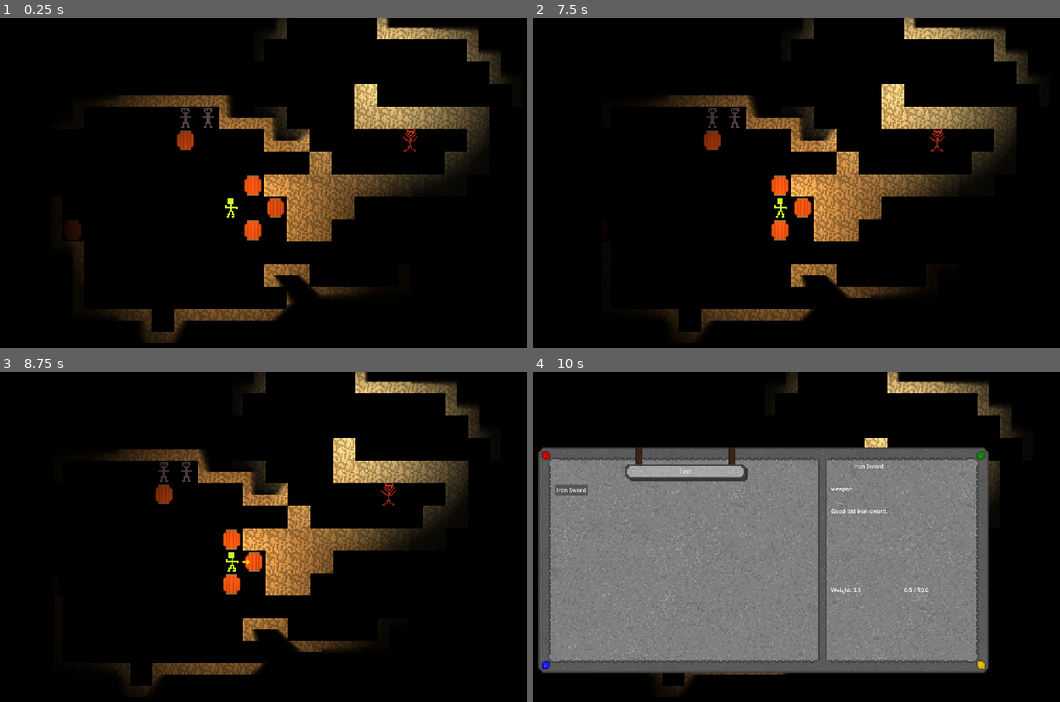
Above: before the commit, frames 1-4 (two rows, left to right).
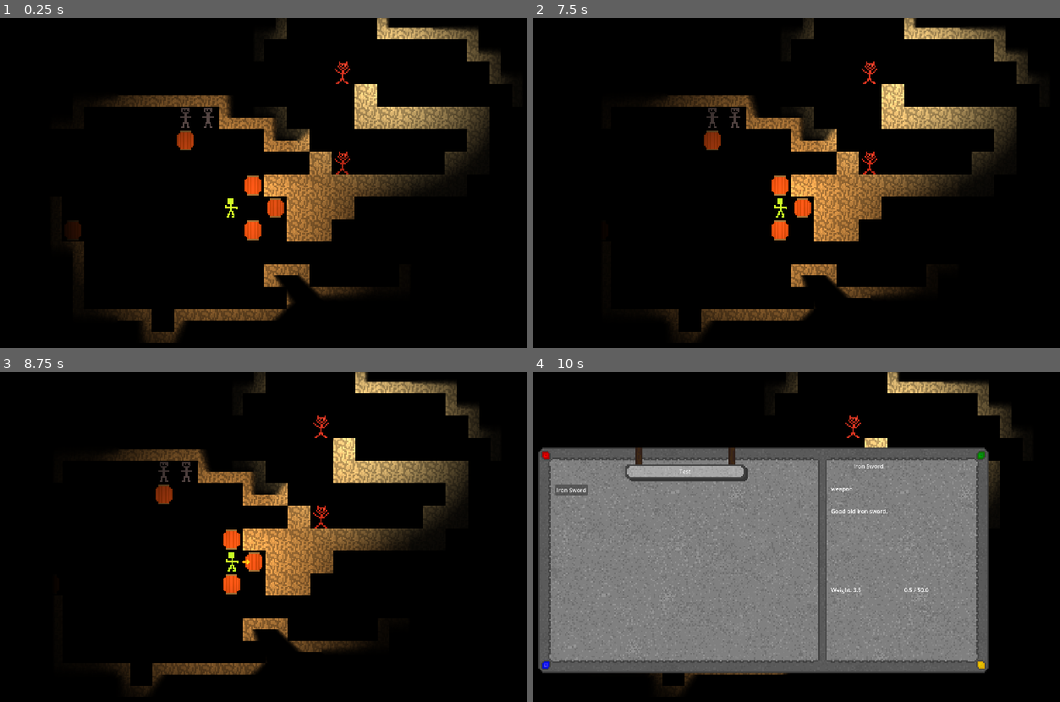
Above: after the commit, the same moments.

Repository: E-Rodowicz/Project-Fantasy
Game: Godot game, scene res://scenes/levels/world.tscn
Two runs of this game, one before a commit and one after it. Both use one fixed random seed, a clock stepped at 60 frames per second and the inputs below.
Inputs:
- Up to frame 1 (0.25 s): no input
- Up to frame 2 (7.5 s): tap Enter at 0.5, 2, 3.5 s; hold Right (ui_right) 0.53-1.28 s; hold E (interact) 0.53-1.28 s; tap Space (precise_move) at 1.25, 2.75, 2.85, 4.25 s; hold Down (ui_down) 1.28-2.03 s; tap C (open_character) at 1.35 s; hold Right (ui_right) 2.03-2.78 s; hold J (open_journal) 2.03-2.78 s; hold Up (ui_up) 2.78-3.53 s; hold Left (ui_left) 3.53-5 s; tap Shift (precision) at 3.6 s; tap E (interact) at 4.35 s; click "Health Potion" at 5 s; hold Down (ui_down) 5.78-6.53 s; hold C (open_character) 5.78-6.53 s; hold Right (ui_right) 6.53-7.28 s; tap J (open_journal) at 6.6 s; hold Up (ui_up) from 7.28 s (still down); hold Space (precise_move) from 7.28 s (still down)
- Up to frame 3 (8.75 s): release Up (ui_up) at 8.03 s; release Space (precise_move) at 8.03 s; hold Right (ui_right) from 8.03 s (still down); tap Shift (precision) at 8.1 s
- Up to frame 4 (10 s): release Right (ui_right) at 8.78 s; hold Down (ui_down) 8.78-9.5 s; hold E (interact) 8.78-9.5 s; click "Iron Sword" at 9.5 s

The runs differ from the first frame. In frame 1, 0.2% of the frame differs, in the area x 63-80%, y 13-48%; in frame 2, 0.2%; in frame 3, 0.2%, in the area x 59-76%, y 13-48%; in frame 4, less than 0.1%.

Commit message:
Enemy Detection
Made it so that other enemies alert other enemies if one sees the player and the other enemies are within that enemies line of sight. Its a flood mechanic, so enemies alert enemies within their field of vision until there is no one left to alert.

Diff:
--- a/scenes/entities/enemy/enemy_test.gd
+++ b/scenes/entities/enemy/enemy_test.gd
@@ -1,8 +1,13 @@
 extends CharacterBody2D
 
-signal battle_started(enemy, player)
-
-@export var vision_radius: float = 80.0
+# Signal takes an array, knows who is involved in the battle.
+# This just declares that this node can emit a signal called battle_started,
+# and when it does it will carry an array with it, the enemy
+# and the player. Think of it like registering an event. Nothing happens
+# when you declare it, it only does something when you call
+# emit_signal. Whatever node connects to it receives the value automatically
+# as a function argument.
+signal battle_started(combatants)
 
 var player_in_range: bool = false
 var player_ref: Node2D = null
@@ -11,20 +16,27 @@
 @onready var vision_area = $vision_area
 
 func _ready() -> void:
+	# vision_area.body_entered is a signal that Godot fires automatically
+	# whenever a physics body enters the Area2D, it's built into the
+	# Area2D class. .connect(_on_body_entered) tells it which function
+	# to call when that happens.
 	vision_area.body_entered.connect(_on_body_entered)
 	vision_area.body_exited.connect(_on_body_exited)
-	print("Enemy ready, vision area: ", vision_area)
 
 func _physics_process(_delta: float) -> void:
+	# The two if checks are seperate for style points. I don't think
+	# this affects performance as the check runs every frame anyway and
+	# player is not in range, it does not continue into the next if check.
 	if player_in_range and player_ref and not battle_triggered:
-		print("Checking line of sight...")
-		if _has_line_of_sight():
+		if _has_line_of_sight(player_ref):
+			# Gathers all combatants before firing the signal.
+			var combatants = _gather_combatants()
 			battle_triggered = true
-			print("Battle started!")
-			emit_signal("battle_started", self, player_ref)
+			emit_signal("battle_started", combatants)
 
 func _on_body_entered(body: Node2D) -> void:
-	print("Body entered vision: ", body.name, " groups: ", body.get_groups())
+	# If the player body node2d data enters this function, player in range becomes
+	# the body var, and the player_ref gets amended to that body.
 	if body.is_in_group("player"):
 		player_in_range = true
 		player_ref = body
@@ -34,14 +46,48 @@
 		player_in_range = false
 		player_ref = null
 
-func _has_line_of_sight() -> bool:
+# Casts a ray from the enemy position to player/ally position. If the player/ally is not
+# covered by a wall, it sents out a return hit.
+func _has_line_of_sight(target: Node2D) -> bool:
 	var space_state = get_world_2d().direct_space_state
 	var query = PhysicsRayQueryParameters2D.create(
 		global_position,
-		player_ref.global_position
+		target.global_position
 	)
 	query.collision_mask = 1
 	query.exclude = [get_rid()]
 	var result = space_state.intersect_ray(query)
-	print("Ray hit: ", result.get("collider", "nothing"))
 	return result.is_empty()
+
+# Gathers combatants.
+func _gather_combatants() -> Array:
+	var combatants = []
+	# This tracks already chcecked enemies so we dont loop through
+	# them forever.
+	var checked = []
+	# List of enemies to still check, starting with the one that noticed
+	# the player.
+	var to_check = [self]
+
+	# Player is always in battle, so gets auto added.
+	combatants.append(player_ref)
+
+	# Checks the first guy on the to check list. Puts him into checked and combatants.
+	# Starts battle.
+	while to_check.size() > 0:
+		var current = to_check.pop_front()
+		checked.append(current)
+		combatants.append(current)
+		current.battle_triggered = true
+
+		# get_overlapping_bodies is a godot function which checks for all character bodies
+		# inside the vision area. This is used in a loop.
+		for body in current.vision_area.get_overlapping_bodies():
+			# This checks all the visible enemies bascially, the ones that havent been checked.
+			if body.is_in_group("enemy") and body not in checked and body not in to_check:
+				if current._has_line_of_sight(body):
+					# Adds the found bodies into to_check.
+					to_check.append(body)
+
+	# Returns complete list to phyiscs process.
+	return combatants
--- a/scenes/entities/enemy/enemy_test.tscn
+++ b/scenes/entities/enemy/enemy_test.tscn
@@ -9,8 +9,8 @@
 [sub_resource type="CircleShape2D" id="CircleShape2D_s5460"]
 radius = 70.0
 
-[node name="enemy_test" type="CharacterBody2D" unique_id=837642104]
-collision_mask = 8
+[node name="enemy_test" type="CharacterBody2D" unique_id=837642104 groups=["enemy"]]
+collision_layer = 8
 script = ExtResource("1_gls25")
 
 [node name="enemy_test_sprite" type="Sprite2D" parent="." unique_id=2100081684]
@@ -22,7 +22,7 @@
 
 [node name="vision_area" type="Area2D" parent="." unique_id=1040886314]
 collision_layer = 0
-collision_mask = 4
+collision_mask = 12
 
 [node name="visiona_area_collision" type="CollisionShape2D" parent="vision_area" unique_id=1821366370]
 shape = SubResource("CircleShape2D_s5460")
--- a/scenes/entities/player/player.gd
+++ b/scenes/entities/player/player.gd
@@ -267,7 +267,8 @@
 	# you must add them together. So if the value below is 1, it is layer 1. If it is 3, it is
 	# layers 1 and 2. If it is 5, it is layers 1 and 3, etc. Instead of adding, you can also use the
 	# bitwise values separately: query.collision_mask = 1 | 2 | 4. These are layers 1, 2 and 3.
-	query.collision_mask = 1
+	# Btw, having hardcoded collision mask in this script overrides the inspector collision options.
+	query.collision_mask = 1 | 8
 	# This excludes the player from collision checking himself (Its what get_rid() does). More can
 	# be added, as it is a list [], so if anything else needs to be excluded it can be passed onto
 	# here.
--- a/scenes/levels/world.tscn
+++ b/scenes/levels/world.tscn
@@ -93,4 +93,9 @@
 height = 16.0
 
 [node name="enemy_test" parent="." unique_id=837642104 instance=ExtResource("5_7xgas")]
-position = Vector2(120, -56)
+position = Vector2(72, -40)
+collision_mask = 12
+
+[node name="enemy_test2" parent="." unique_id=1417782019 instance=ExtResource("5_7xgas")]
+position = Vector2(72, -104)
+collision_mask = 12
